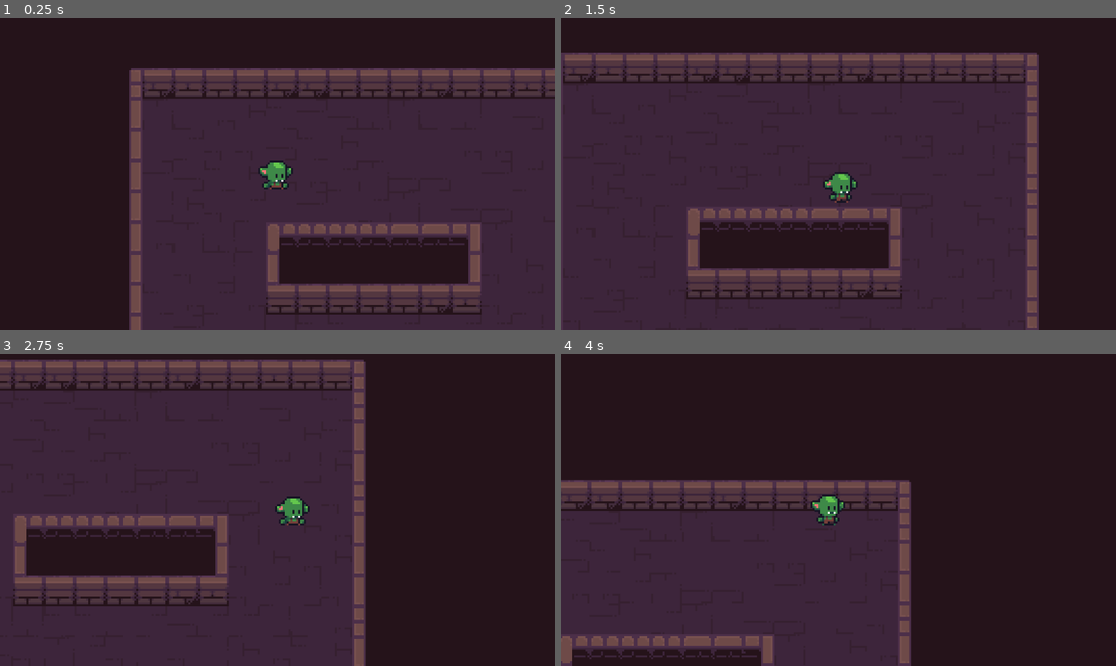
Above: before the commit, frames 1-4 (two rows, left to right).
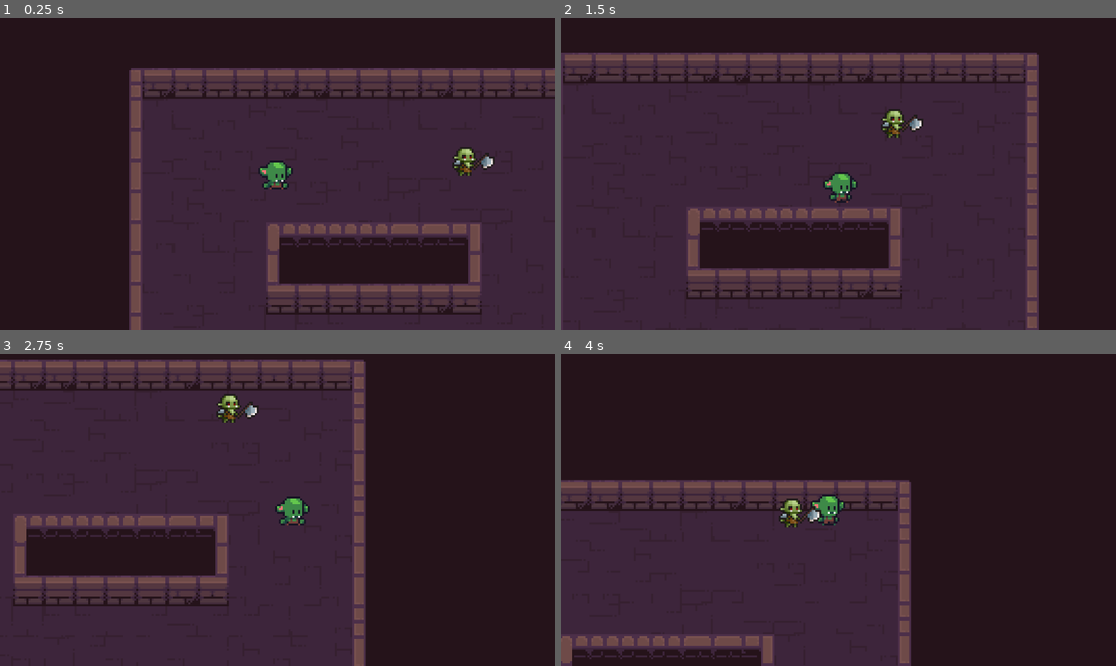
Above: after the commit, the same moments.

Repository: CatsAreCuteAndFast/knockback-topdown
Game: Godot game, scene res://scenes/levels/main_level.tscn
The game is run twice, just before and just after one commit, with the same random seed, the same clock (stepped at 60 frames per second) and the same inputs.
Inputs:
- Up to frame 1 (0.25 s): no input
- Up to frame 2 (1.5 s): hold D (right) 0.53-1.28 s; hold S (down) from 1.28 s (still down)
- Up to frame 3 (2.75 s): release S (down) at 2.03 s; hold D (right) from 2.03 s (still down)
- Up to frame 4 (4 s): release D (right) at 2.78 s; hold W (up) 2.78-3.53 s; hold A (left) from 3.53 s (still down)

The runs differ from the first frame. In frame 1, 0.4% of the frame differs, in the area x 81-90%, y 41-51%; in frame 2, 0.4%; in frame 3, 0.4%; in frame 4, 0.4%.

Commit message:
Added state machine and enemy

Diff:
--- /dev/null
+++ b/scenes/enemy.tscn
@@ -0,0 +1,82 @@
+[gd_scene load_steps=13 format=3 uid="uid://ixitvd27i13b"]
+
+[ext_resource type="Texture2D" uid="uid://ctfkcrd6lryrp" path="res://assets/sprites/characters/Orc/Orc/Orc-Idle.png" id="1_4tke4"]
+[ext_resource type="Script" path="res://scripts/enemy.gd" id="1_r8s47"]
+[ext_resource type="Script" path="res://scripts/states/state_machine.gd" id="3_rk7a8"]
+[ext_resource type="Script" path="res://scripts/states/wander.gd" id="4_pkprv"]
+
+[sub_resource type="AtlasTexture" id="AtlasTexture_jhk6y"]
+atlas = ExtResource("1_4tke4")
+region = Rect2(0, 0, 100, 100)
+
+[sub_resource type="AtlasTexture" id="AtlasTexture_6uwei"]
+atlas = ExtResource("1_4tke4")
+region = Rect2(100, 0, 100, 100)
+
+[sub_resource type="AtlasTexture" id="AtlasTexture_n2jd5"]
+atlas = ExtResource("1_4tke4")
+region = Rect2(200, 0, 100, 100)
+
+[sub_resource type="AtlasTexture" id="AtlasTexture_6jgn8"]
+atlas = ExtResource("1_4tke4")
+region = Rect2(300, 0, 100, 100)
+
+[sub_resource type="AtlasTexture" id="AtlasTexture_pwia5"]
+atlas = ExtResource("1_4tke4")
+region = Rect2(400, 0, 100, 100)
+
+[sub_resource type="AtlasTexture" id="AtlasTexture_os3qf"]
+atlas = ExtResource("1_4tke4")
+region = Rect2(500, 0, 100, 100)
+
+[sub_resource type="SpriteFrames" id="SpriteFrames_oxhh7"]
+animations = [{
+"frames": [{
+"duration": 1.0,
+"texture": SubResource("AtlasTexture_jhk6y")
+}, {
+"duration": 1.0,
+"texture": SubResource("AtlasTexture_6uwei")
+}, {
+"duration": 1.0,
+"texture": SubResource("AtlasTexture_n2jd5")
+}, {
+"duration": 1.0,
+"texture": SubResource("AtlasTexture_6jgn8")
+}, {
+"duration": 1.0,
+"texture": SubResource("AtlasTexture_pwia5")
+}, {
+"duration": 1.0,
+"texture": SubResource("AtlasTexture_os3qf")
+}],
+"loop": true,
+"name": &"default",
+"speed": 10.0
+}]
+
+[sub_resource type="CircleShape2D" id="CircleShape2D_uh2c4"]
+radius = 7.0
+
+[node name="Enemy" type="CharacterBody2D"]
+collision_layer = 2
+script = ExtResource("1_r8s47")
+
+[node name="AnimatedSprite2D" type="AnimatedSprite2D" parent="."]
+position = Vector2(0, -7)
+sprite_frames = SubResource("SpriteFrames_oxhh7")
+autoplay = "default"
+frame = 2
+frame_progress = 0.506392
+
+[node name="CollisionShape2D" type="CollisionShape2D" parent="."]
+position = Vector2(1, -8)
+shape = SubResource("CircleShape2D_uh2c4")
+
+[node name="StateMachine" type="Node" parent="." node_paths=PackedStringArray("initial_state")]
+script = ExtResource("3_rk7a8")
+initial_state = NodePath("Wander")
+
+[node name="Wander" type="Node" parent="StateMachine" node_paths=PackedStringArray("enemy")]
+script = ExtResource("4_pkprv")
+enemy = NodePath("../..")
--- a/scenes/levels/main_level.tscn
+++ b/scenes/levels/main_level.tscn
@@ -1,7 +1,8 @@
-[gd_scene load_steps=3 format=4 uid="uid://bajd306dpxqhv"]
+[gd_scene load_steps=4 format=4 uid="uid://bajd306dpxqhv"]
 
 [ext_resource type="TileSet" uid="uid://bqr1tm8yw2p4" path="res://tilesets/dungeon_tileset.tres" id="1_p5brc"]
 [ext_resource type="PackedScene" uid="uid://bakfqh1scbfls" path="res://scenes/player.tscn" id="2_xiv20"]
+[ext_resource type="PackedScene" uid="uid://ixitvd27i13b" path="res://scenes/enemy.tscn" id="3_7k03i"]
 
 [node name="MainLevel" type="Node2D"]
 y_sort_enabled = true
@@ -21,3 +22,7 @@
 position = Vector2(1, -8)
 zoom = Vector2(4, 4)
 position_smoothing_enabled = true
+
+[node name="Enemy" parent="." instance=ExtResource("3_7k03i")]
+z_index = 5
+position = Vector2(182, 10)
--- a/scenes/player.tscn
+++ b/scenes/player.tscn
@@ -1,7 +1,7 @@
 [gd_scene load_steps=13 format=3 uid="uid://bakfqh1scbfls"]
 
 [ext_resource type="Texture2D" uid="uid://depaho4mhmk1u" path="res://assets/sprites/characters/Goblin/PNG/spr_idle_strip9.png" id="1_5xdqb"]
-[ext_resource type="Script" path="res://scenes/player.gd" id="1_7ktty"]
+[ext_resource type="Script" path="res://scripts/player.gd" id="1_7ktty"]
 
 [sub_resource type="AtlasTexture" id="AtlasTexture_gpdt3"]
 atlas = ExtResource("1_5xdqb")
@@ -72,6 +72,7 @@
 
 [node name="Player" type="CharacterBody2D"]
 z_index = 5
+collision_layer = 2
 script = ExtResource("1_7ktty")
 accel = 20.0
 
--- /dev/null
+++ b/scripts/enemy.gd
@@ -0,0 +1,4 @@
+extends CharacterBody2D
+
+func _physics_process(delta: float) -> void:
+	move_and_slide()
--- /dev/null
+++ b/scripts/states/state.gd
@@ -0,0 +1,16 @@
+extends Node
+class_name State
+
+signal Transitioned
+
+func Enter():
+	pass
+
+func Exit():
+	pass
+
+func Update(delta: float):
+	pass
+
+func PhysicsUpdate(delta: float):
+	pass
--- /dev/null
+++ b/scripts/states/state_machine.gd
@@ -0,0 +1,37 @@
+extends Node
+
+@export var initial_state : State
+
+var current_state : State
+var states : Dictionary = {}
+
+func _ready() -> void:
+	for child in get_children():
+		if child is State:
+			states[child.name.to_lower()] = child
+			child.Transitioned.connect(_on_child_transition)
+
+	if initial_state:
+		initial_state.Enter()
+		current_state = initial_state
+
+func _process(delta: float) -> void:
+	current_state.Update(delta)
+
+func _physics_process(delta: float) -> void:
+	current_state.PhysicsUpdate(delta)
+
+func _on_child_transition(state, new_state_name):
+	if state != current_state:
+		return
+
+	var new_state = states.get(new_state_name.to_lower())
+	if !new_state:
+		return
+
+	if current_state:
+		current_state.exit()
+
+	new_state.enter()
+
+	current_state = new_state
--- /dev/null
+++ b/scripts/states/wander.gd
@@ -0,0 +1,25 @@
+extends State
+class_name Wander
+
+@export var enemy : CharacterBody2D
+@export var moveSpeed := 10
+
+var move_direction : Vector2
+var wander_time : float
+
+func randomize_wander():
+	move_direction = Vector2(randf_range(-1, 1), randf_range(-1, 1)).normalized()
+	wander_time = randf_range(1, 3)
+
+func Enter():
+	randomize_wander()
+
+func Update(delta : float):
+	if wander_time > 0:
+		wander_time -= delta
+	else:
+		randomize_wander()
+
+func PhysicsUpdate(delta : float):
+	if enemy:
+		enemy.velocity = move_direction * moveSpeed
Binary file added: assets/sprites/characters/Orc/Orc with shadows/Orc-Attack01.png
Not shown, added: assets/sprites/characters/Orc/Orc with shadows/Orc-Attack01.png.import
Binary file added: assets/sprites/characters/Orc/Orc with shadows/Orc-Attack02.png
Not shown, added: assets/sprites/characters/Orc/Orc with shadows/Orc-Attack02.png.import
Binary file added: assets/sprites/characters/Orc/Orc with shadows/Orc-Death.png
Not shown, added: assets/sprites/characters/Orc/Orc with shadows/Orc-Death.png.import
Binary file added: assets/sprites/characters/Orc/Orc with shadows/Orc-Hurt.png
Not shown, added: assets/sprites/characters/Orc/Orc with shadows/Orc-Hurt.png.import
Binary file added: assets/sprites/characters/Orc/Orc with shadows/Orc-Idle.png
Not shown, added: assets/sprites/characters/Orc/Orc with shadows/Orc-Idle.png.import
Binary file added: assets/sprites/characters/Orc/Orc with shadows/Orc-Walk.png
Not shown, added: assets/sprites/characters/Orc/Orc with shadows/Orc-Walk.png.import
(and 79 more such lines)
